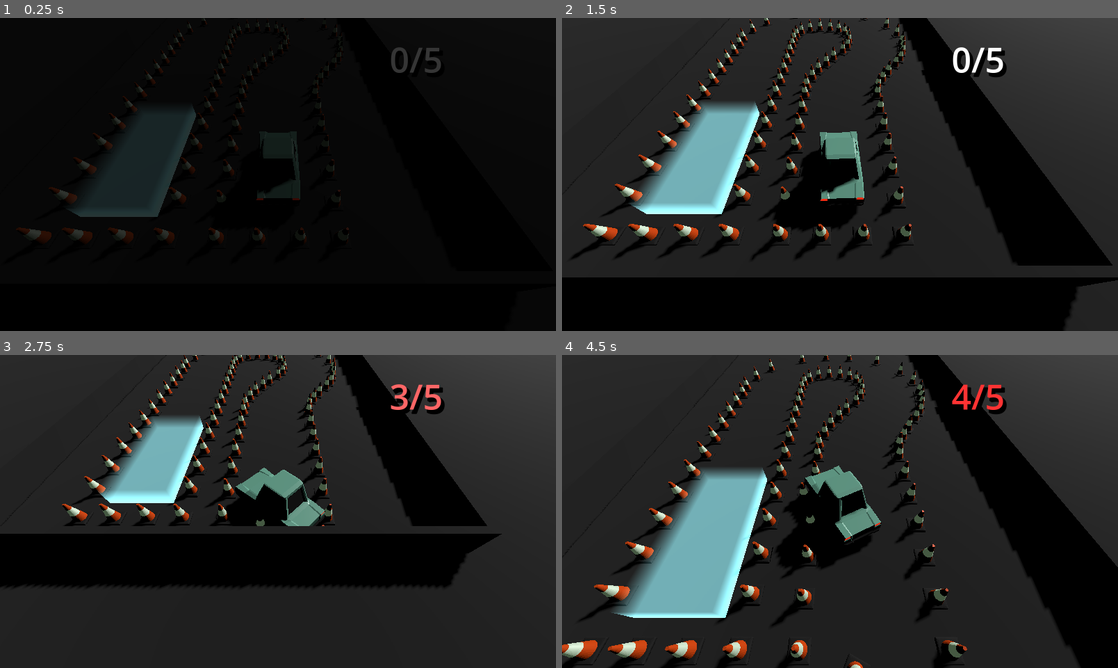
Above: before the commit, frames 1-4 (two rows, left to right).
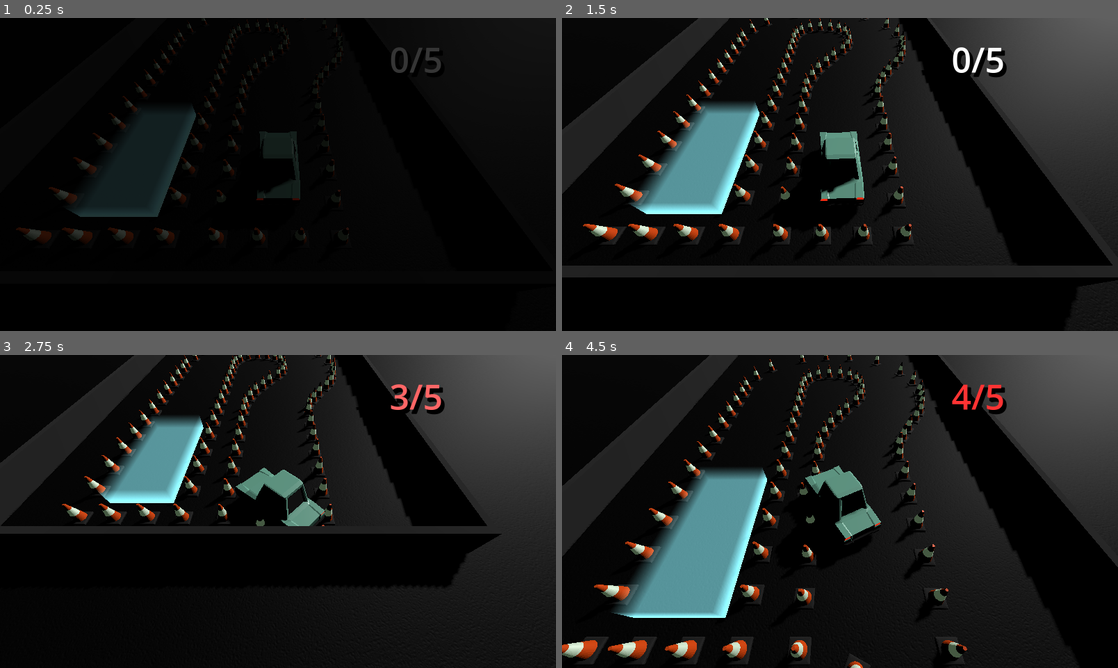
Above: after the commit, the same moments.

Repository: TomMurray/ValetV2
Game: Godot game, scene res://scenes/levels/test.tscn
Same seed, same stepped clock (60 frames per second), same inputs: the game is played once before the commit and once after it.
Inputs:
- Up to frame 1 (0.25 s): no input
- Up to frame 2 (1.5 s): hold Right (steer_right) 0.53-1.28 s; tap Enter at 1.25 s; hold Down (brake_reverse) from 1.28 s (still down)
- Up to frame 3 (2.75 s): release Down (brake_reverse) at 2.03 s; hold Right (steer_right) from 2.03 s (still down)
- Up to frame 4 (4.5 s): release Right (steer_right) at 2.78 s; hold Up (accelerate) 2.78-3.53 s; hold Left (steer_left) from 3.53 s (still down)

The runs differ from the first frame. In frame 2, 24% of the frame differs, in the area x 0-100%, y 0-98%; in frame 3, 25%; in frame 4, 29%, in the area x 0-100%, y 0-100%.

Commit message:
Introduce a new tarmac texture that looks slightly better than our flat one I think

Diff:
--- /dev/null
+++ b/assets/textures/tarmac.tres
@@ -0,0 +1,7 @@
+[gd_resource type="ShaderMaterial" load_steps=2 format=3 uid="uid://dewqjyhx6l3lt"]
+
+[ext_resource type="Shader" uid="uid://bbya1x0un3x4k" path="res://shaders/tarmac.tres" id="1_7dqpc"]
+
+[resource]
+render_priority = 0
+shader = ExtResource("1_7dqpc")
--- /dev/null
+++ b/assets/textures/tarmac_normal.tres
@@ -0,0 +1,17 @@
+[gd_resource type="NoiseTexture2D" load_steps=3 format=3 uid="uid://c30hc35dm7ty"]
+
+[sub_resource type="Gradient" id="Gradient_3t6m5"]
+offsets = PackedFloat32Array(0, 0.613169)
+colors = PackedColorArray(0.144063, 0.144063, 0.144063, 1, 0.32549, 0.32549, 0.317647, 1)
+
+[sub_resource type="FastNoiseLite" id="FastNoiseLite_rfqmm"]
+frequency = 0.1324
+fractal_type = 2
+
+[resource]
+width = 4096
+height = 4096
+as_normal_map = true
+bump_strength = 4.0
+color_ramp = SubResource("Gradient_3t6m5")
+noise = SubResource("FastNoiseLite_rfqmm")
--- a/scenes/levels/level1.tscn
+++ b/scenes/levels/level1.tscn
@@ -1,8 +1,13 @@
-[gd_scene load_steps=3 format=3 uid="uid://c1ss72v31rhec"]
+[gd_scene load_steps=4 format=3 uid="uid://c1ss72v31rhec"]
 
+[ext_resource type="Material" uid="uid://dewqjyhx6l3lt" path="res://assets/textures/tarmac.tres" id="1_2j7rx"]
 [ext_resource type="Script" path="res://scripts/props/lookat_camera.gd" id="1_fev4h"]
 
 [sub_resource type="BoxMesh" id="BoxMesh_65fdj"]
+material = ExtResource("1_2j7rx")
+size = Vector3(50, 1, 50)
+subdivide_width = 128
+subdivide_height = 128
 
 [node name="Node3D" type="Node3D"]
 
@@ -10,7 +15,7 @@
 mesh = SubResource("BoxMesh_65fdj")
 
 [node name="Camera3D" type="Camera3D" parent="." node_paths=PackedStringArray("target")]
-transform = Transform3D(0.77795, 0.27065, -0.567047, 0, 0.902472, 0.430748, 0.628326, -0.3351, 0.702079, -2.78951, 2.11901, 3.45378)
+transform = Transform3D(-0.530065, -0.344096, 0.775003, 0, 0.913964, 0.405794, -0.847957, 0.215097, -0.48446, 17.1301, 8.96937, -10.7081)
 script = ExtResource("1_fev4h")
 target = NodePath("../MeshInstance3D")
 
--- a/scenes/levels/test.tscn
+++ b/scenes/levels/test.tscn
@@ -8,6 +8,7 @@
 [ext_resource type="PackedScene" uid="uid://ba6xyqiidsic4" path="res://scenes/picocar.tscn" id="6_mojs0"]
 [ext_resource type="Script" path="res://scripts/follow.gd" id="7_eo0h5"]
 [ext_resource type="Script" path="res://scripts/props/lookat_camera.gd" id="8_gofos"]
+[ext_resource type="Material" uid="uid://dewqjyhx6l3lt" path="res://assets/textures/tarmac.tres" id="9_7sovt"]
 [ext_resource type="PackedScene" uid="uid://bg30bqbscr1ox" path="res://scenes/road_paint_cuboid.tscn" id="9_27sdn"]
 [ext_resource type="Shader" path="res://shaders/road_paint.gdshader" id="10_0tt7n"]
 [ext_resource type="PackedScene" uid="uid://dlcl4g8eeahy7" path="res://scenes/props/traffic_cone.tscn" id="11_d05dk"]
@@ -35,126 +36,126 @@
 [sub_resource type="BoxShape3D" id="BoxShape3D_xs6ya"]
 size = Vector3(100, 1, 100)
 
+[sub_resource type="PlaneMesh" id="PlaneMesh_xwcf5"]
+material = ExtResource("9_7sovt")
+size = Vector2(50, 50)
+
+[sub_resource type="ShaderMaterial" id="ShaderMaterial_bi4mt"]
+render_priority = 0
+shader = ExtResource("10_0tt7n")
+shader_parameter/transform = null
+
+[sub_resource type="ShaderMaterial" id="ShaderMaterial_l1go1"]
+render_priority = 0
+shader = ExtResource("10_0tt7n")
+shader_parameter/transform = null
+
+[sub_resource type="ShaderMaterial" id="ShaderMaterial_14y6f"]
+render_priority = 0
+shader = ExtResource("10_0tt7n")
+shader_parameter/transform = null
+
+[sub_resource type="ShaderMaterial" id="ShaderMaterial_u0kbm"]
+render_priority = 0
+shader = ExtResource("10_0tt7n")
+shader_parameter/transform = null
+
+[sub_resource type="ShaderMaterial" id="ShaderMaterial_xjpmm"]
+render_priority = 0
+shader = ExtResource("10_0tt7n")
+shader_parameter/transform = null
+
+[sub_resource type="ShaderMaterial" id="ShaderMaterial_6wr0b"]
+render_priority = 0
+shader = ExtResource("10_0tt7n")
+shader_parameter/transform = null
+
+[sub_resource type="ShaderMaterial" id="ShaderMaterial_873g0"]
+render_priority = 0
+shader = ExtResource("10_0tt7n")
+shader_parameter/transform = null
+
+[sub_resource type="ShaderMaterial" id="ShaderMaterial_ron4n"]
+render_priority = 0
+shader = ExtResource("10_0tt7n")
+shader_parameter/transform = null
+
+[sub_resource type="ShaderMaterial" id="ShaderMaterial_lwfsd"]
+render_priority = 0
+shader = ExtResource("10_0tt7n")
+shader_parameter/transform = null
+
+[sub_resource type="ShaderMaterial" id="ShaderMaterial_qf6ju"]
+render_priority = 0
+shader = ExtResource("10_0tt7n")
+shader_parameter/transform = null
+
+[sub_resource type="ShaderMaterial" id="ShaderMaterial_vbklc"]
+render_priority = 0
+shader = ExtResource("10_0tt7n")
+shader_parameter/transform = null
+
+[sub_resource type="ShaderMaterial" id="ShaderMaterial_maky3"]
+render_priority = 0
+shader = ExtResource("10_0tt7n")
+shader_parameter/transform = null
+
+[sub_resource type="ShaderMaterial" id="ShaderMaterial_i5ox4"]
+render_priority = 0
+shader = ExtResource("10_0tt7n")
+shader_parameter/transform = null
+
+[sub_resource type="ShaderMaterial" id="ShaderMaterial_4bdkt"]
+render_priority = 0
+shader = ExtResource("10_0tt7n")
+shader_parameter/transform = null
+
+[sub_resource type="ShaderMaterial" id="ShaderMaterial_ove1n"]
+render_priority = 0
+shader = ExtResource("10_0tt7n")
+shader_parameter/transform = null
+
+[sub_resource type="ShaderMaterial" id="ShaderMaterial_842e2"]
+render_priority = 0
+shader = ExtResource("10_0tt7n")
+shader_parameter/transform = null
+
+[sub_resource type="ShaderMaterial" id="ShaderMaterial_27pye"]
+render_priority = 0
+shader = ExtResource("10_0tt7n")
+shader_parameter/transform = null
+
+[sub_resource type="ShaderMaterial" id="ShaderMaterial_mpn51"]
+render_priority = 0
+shader = ExtResource("10_0tt7n")
+shader_parameter/transform = null
+
+[sub_resource type="ShaderMaterial" id="ShaderMaterial_0dg7r"]
+render_priority = 0
+shader = ExtResource("10_0tt7n")
+shader_parameter/transform = null
+
+[sub_resource type="ShaderMaterial" id="ShaderMaterial_a7402"]
+render_priority = 0
+shader = ExtResource("10_0tt7n")
+shader_parameter/transform = null
+
+[sub_resource type="ShaderMaterial" id="ShaderMaterial_wlehu"]
+render_priority = 0
+shader = ExtResource("10_0tt7n")
+shader_parameter/transform = null
+
+[sub_resource type="ShaderMaterial" id="ShaderMaterial_gi44y"]
+render_priority = 0
+shader = ExtResource("10_0tt7n")
+shader_parameter/transform = null
+
+[sub_resource type="BoxShape3D" id="BoxShape3D_2i2m5"]
+size = Vector3(0.2, 1, 20)
+
 [sub_resource type="StandardMaterial3D" id="StandardMaterial3D_8k7c6"]
 albedo_color = Color(0.117647, 0.117647, 0.117647, 1)
 uv1_scale = Vector3(144.485, 144.485, 144.485)
-
-[sub_resource type="PlaneMesh" id="PlaneMesh_xwcf5"]
-material = SubResource("StandardMaterial3D_8k7c6")
-size = Vector2(100, 100)
-
-[sub_resource type="ShaderMaterial" id="ShaderMaterial_bi4mt"]
-render_priority = 0
-shader = ExtResource("10_0tt7n")
-shader_parameter/transform = null
-
-[sub_resource type="ShaderMaterial" id="ShaderMaterial_l1go1"]
-render_priority = 0
-shader = ExtResource("10_0tt7n")
-shader_parameter/transform = null
-
-[sub_resource type="ShaderMaterial" id="ShaderMaterial_14y6f"]
-render_priority = 0
-shader = ExtResource("10_0tt7n")
-shader_parameter/transform = null
-
-[sub_resource type="ShaderMaterial" id="ShaderMaterial_u0kbm"]
-render_priority = 0
-shader = ExtResource("10_0tt7n")
-shader_parameter/transform = null
-
-[sub_resource type="ShaderMaterial" id="ShaderMaterial_xjpmm"]
-render_priority = 0
-shader = ExtResource("10_0tt7n")
-shader_parameter/transform = null
-
-[sub_resource type="ShaderMaterial" id="ShaderMaterial_6wr0b"]
-render_priority = 0
-shader = ExtResource("10_0tt7n")
-shader_parameter/transform = null
-
-[sub_resource type="ShaderMaterial" id="ShaderMaterial_873g0"]
-render_priority = 0
-shader = ExtResource("10_0tt7n")
-shader_parameter/transform = null
-
-[sub_resource type="ShaderMaterial" id="ShaderMaterial_ron4n"]
-render_priority = 0
-shader = ExtResource("10_0tt7n")
-shader_parameter/transform = null
-
-[sub_resource type="ShaderMaterial" id="ShaderMaterial_lwfsd"]
-render_priority = 0
-shader = ExtResource("10_0tt7n")
-shader_parameter/transform = null
-
-[sub_resource type="ShaderMaterial" id="ShaderMaterial_qf6ju"]
-render_priority = 0
-shader = ExtResource("10_0tt7n")
-shader_parameter/transform = null
-
-[sub_resource type="ShaderMaterial" id="ShaderMaterial_vbklc"]
-render_priority = 0
-shader = ExtResource("10_0tt7n")
-shader_parameter/transform = null
-
-[sub_resource type="ShaderMaterial" id="ShaderMaterial_maky3"]
-render_priority = 0
-shader = ExtResource("10_0tt7n")
-shader_parameter/transform = null
-
-[sub_resource type="ShaderMaterial" id="ShaderMaterial_i5ox4"]
-render_priority = 0
-shader = ExtResource("10_0tt7n")
-shader_parameter/transform = null
-
-[sub_resource type="ShaderMaterial" id="ShaderMaterial_4bdkt"]
-render_priority = 0
-shader = ExtResource("10_0tt7n")
-shader_parameter/transform = null
-
-[sub_resource type="ShaderMaterial" id="ShaderMaterial_ove1n"]
-render_priority = 0
-shader = ExtResource("10_0tt7n")
-shader_parameter/transform = null
-
-[sub_resource type="ShaderMaterial" id="ShaderMaterial_842e2"]
-render_priority = 0
-shader = ExtResource("10_0tt7n")
-shader_parameter/transform = null
-
-[sub_resource type="ShaderMaterial" id="ShaderMaterial_27pye"]
-render_priority = 0
-shader = ExtResource("10_0tt7n")
-shader_parameter/transform = null
-
-[sub_resource type="ShaderMaterial" id="ShaderMaterial_mpn51"]
-render_priority = 0
-shader = ExtResource("10_0tt7n")
-shader_parameter/transform = null
-
-[sub_resource type="ShaderMaterial" id="ShaderMaterial_0dg7r"]
-render_priority = 0
-shader = ExtResource("10_0tt7n")
-shader_parameter/transform = null
-
-[sub_resource type="ShaderMaterial" id="ShaderMaterial_a7402"]
-render_priority = 0
-shader = ExtResource("10_0tt7n")
-shader_parameter/transform = null
-
-[sub_resource type="ShaderMaterial" id="ShaderMaterial_wlehu"]
-render_priority = 0
-shader = ExtResource("10_0tt7n")
-shader_parameter/transform = null
-
-[sub_resource type="ShaderMaterial" id="ShaderMaterial_gi44y"]
-render_priority = 0
-shader = ExtResource("10_0tt7n")
-shader_parameter/transform = null
-
-[sub_resource type="BoxShape3D" id="BoxShape3D_2i2m5"]
-size = Vector3(0.2, 1, 20)
 
 [sub_resource type="BoxMesh" id="BoxMesh_2lo6k"]
 material = SubResource("StandardMaterial3D_8k7c6")
@@ -258,7 +259,7 @@
 target = NodePath("../picocar")
 
 [node name="Camera3D" type="Camera3D" parent="follow_camera" node_paths=PackedStringArray("target")]
-transform = Transform3D(-0.99999, 0.00363988, -0.00273075, 0, 0.600117, 0.799912, 0.00455036, 0.799904, -0.600111, 0, 4.94629, -3.70978)
+transform = Transform3D(-0.99999, 0.00363988, -0.00273074, 0, 0.600117, 0.799912, 0.00455036, 0.799904, -0.600111, 0, 4.94629, -3.70978)
 script = ExtResource("8_gofos")
 target = NodePath("../../picocar")
 
--- /dev/null
+++ b/shaders/tarmac.tres
@@ -0,0 +1,73 @@
+[gd_resource type="VisualShader" load_steps=7 format=3 uid="uid://bbya1x0un3x4k"]
+
+[ext_resource type="Texture2D" uid="uid://c30hc35dm7ty" path="res://assets/textures/tarmac_normal.tres" id="1_f20pi"]
+
+[sub_resource type="VisualShaderNodeColorConstant" id="VisualShaderNodeColorConstant_cplb4"]
+output_port_for_preview = 0
+constant = Color(0.01, 0.01, 0.01, 1)
+
+[sub_resource type="VisualShaderNodeTexture" id="VisualShaderNodeTexture_xdd8y"]
+expanded_output_ports = [0]
+texture = ExtResource("1_f20pi")
+texture_type = 2
+
+[sub_resource type="VisualShaderNodeInput" id="VisualShaderNodeInput_a53p5"]
+input_name = "uv"
+
+[sub_resource type="VisualShaderNodeFloatConstant" id="VisualShaderNodeFloatConstant_wyxbc"]
+constant = 0.25
+
+[sub_resource type="VisualShaderNodeFloatConstant" id="VisualShaderNodeFloatConstant_t3v0n"]
+constant = 0.684
+
+[resource]
+code = "shader_type spatial;
+render_mode blend_mix, depth_draw_opaque, cull_back, diffuse_toon, specular_schlick_ggx;
+
+uniform sampler2D tex_frg_3 : hint_normal;
+
+
+
+void fragment() {
+// ColorConstant:2
+	vec4 n_out2p0 = vec4(0.010000, 0.010000, 0.010000, 1.000000);
+
+
+// FloatConstant:8
+	float n_out8p0 = 0.684000;
+
+
+// FloatConstant:7
+	float n_out7p0 = 0.250000;
+
+
+// Input:4
+	vec2 n_out4p0 = UV;
+
+
+// Texture2D:3
+	vec4 n_out3p0 = texture(tex_frg_3, n_out4p0);
+
+
+// Output:0
+	ALBEDO = vec3(n_out2p0.xyz);
+	ROUGHNESS = n_out8p0;
+	SPECULAR = n_out7p0;
+	NORMAL_MAP = vec3(n_out3p0.xyz);
+
+
+}
+"
+graph_offset = Vector2(-663.405, -163.115)
+modes/diffuse = 3
+nodes/fragment/2/node = SubResource("VisualShaderNodeColorConstant_cplb4")
+nodes/fragment/2/position = Vector2(-520, 0)
+nodes/fragment/3/node = SubResource("VisualShaderNodeTexture_xdd8y")
+nodes/fragment/3/position = Vector2(-420, 700)
+nodes/fragment/4/node = SubResource("VisualShaderNodeInput_a53p5")
+nodes/fragment/4/position = Vector2(-960, 680)
+nodes/fragment/7/node = SubResource("VisualShaderNodeFloatConstant_wyxbc")
+nodes/fragment/7/position = Vector2(-320, 340)
+nodes/fragment/8/node = SubResource("VisualShaderNodeFloatConstant_t3v0n")
+nodes/fragment/8/position = Vector2(-252.352, 233.748)
+nodes/fragment/connections = PackedInt32Array(4, 0, 3, 0, 3, 0, 0, 9, 2, 0, 0, 0, 7, 0, 0, 4, 8, 0, 0, 3)
Not shown: 1 places in scenes/levels/test.tscn that only renumber resources
